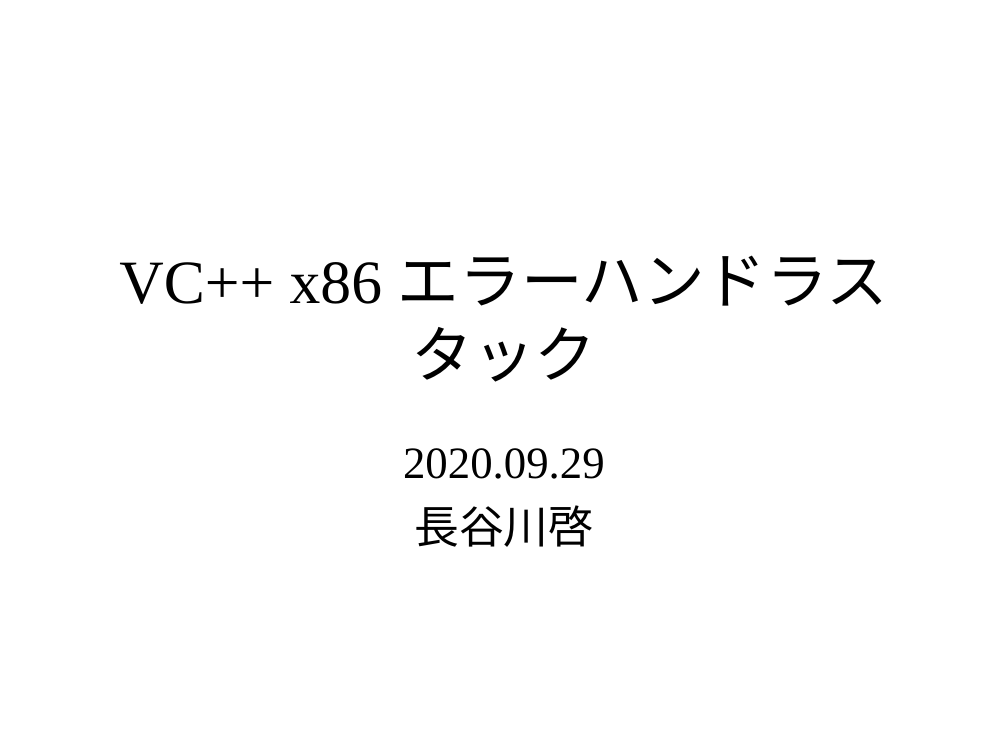
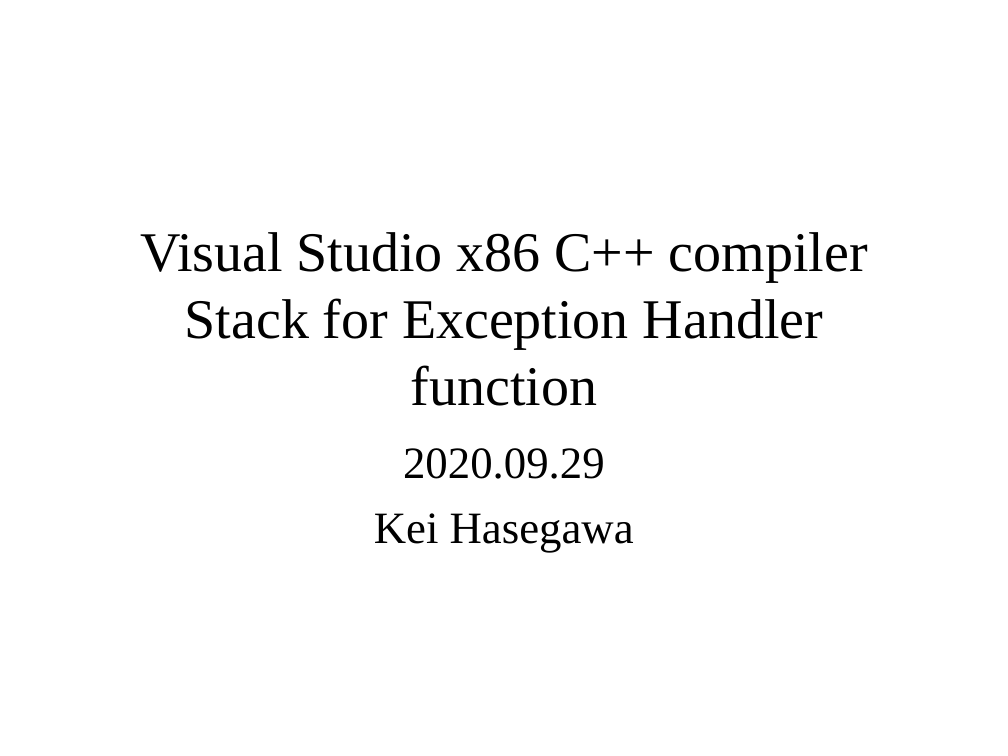
Before and after one commit to KeiHasegawa/intel_doc, a slide deck: slide 1 of VCxx_x86_eh_stack.ppt. Drawn at 1008x756 pixels with LibreOffice and Linux fonts; fonts in the diff are those of the drawing. Boxes give left, top, right and bottom in pixels: in the first picture for what was removed or moved away, otherwise in the second. Text is boxed around its words. In the diff, an @@ line names an element or a change of style, - is before the commit and + after.

Commit message:
fix title for Eng

```diff
--- a/VCxx_x86_eh_stack.ppt
+++ b/VCxx_x86_eh_stack.ppt
@@ title at [140, 232, 868, 406]: text changed; size 44 to 40 pt @@
-VC++ x86 エラーハンドラスタック
+Visual Studio x86 C++ compiler Stack for Exception Handler function
@@ subtitle at [374, 513, 634, 552]: text changed @@
-長谷川啓
+Kei Hasegawa
```
